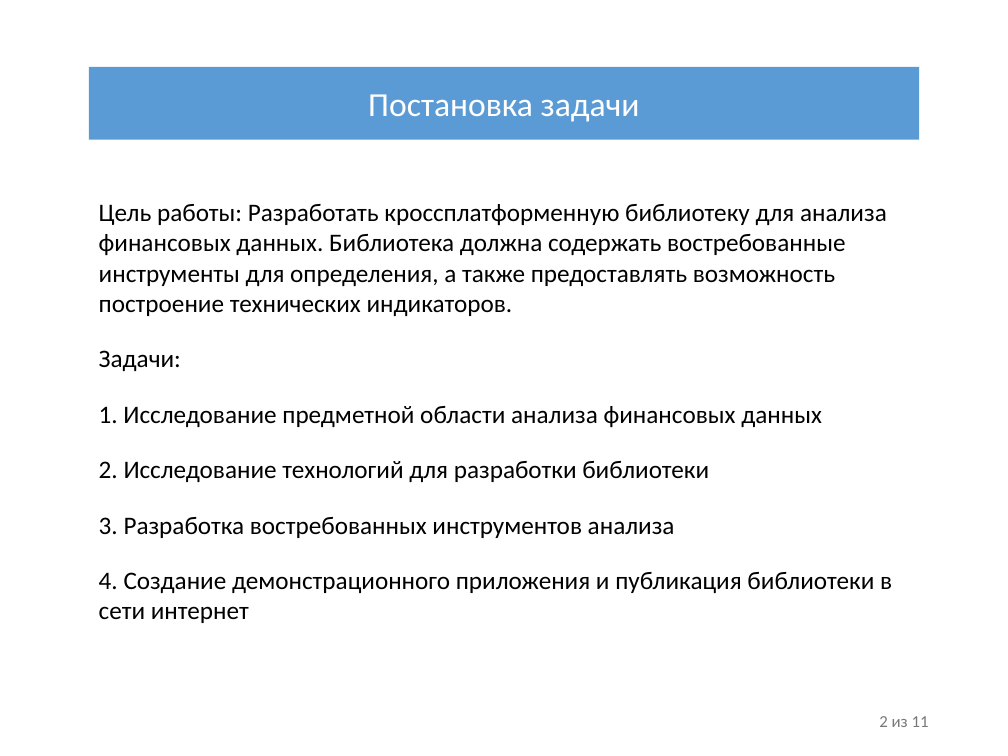
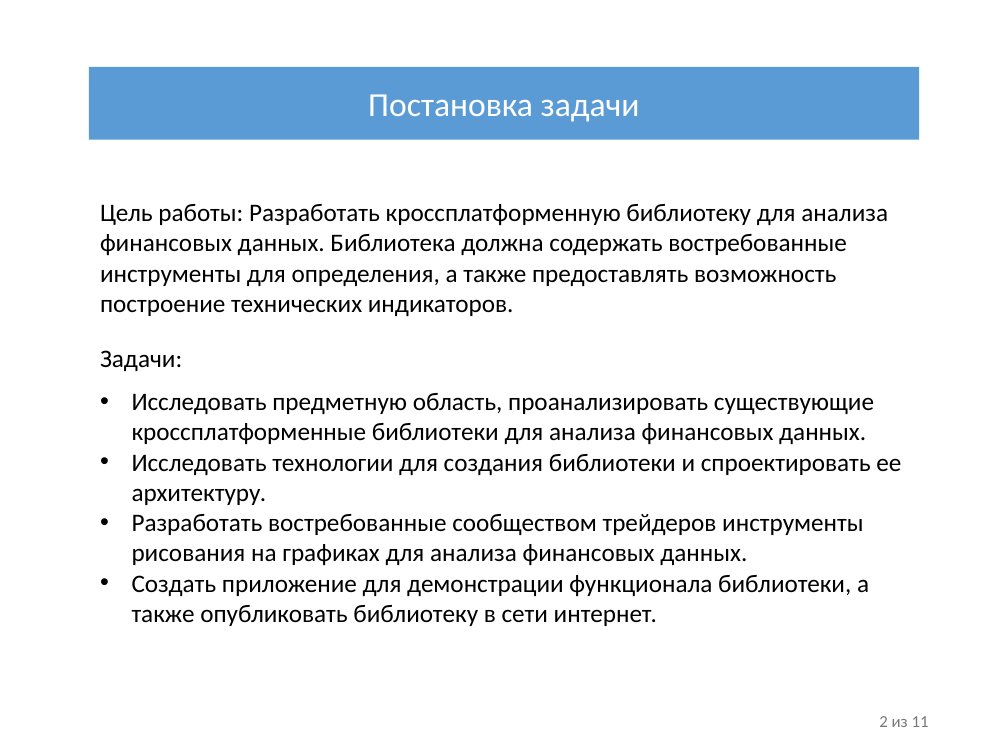
Before and after one commit to IliiaDenisov/masters-thesis, a slide deck: slide 2 of Презентация диплома.pptx. Drawn at 1008x756 pixels with LibreOffice and Linux fonts; fonts in the diff are those of the drawing. Boxes give left, top, right and bottom in pixels: in the first picture for what was removed or moved away, otherwise in the second. Text is boxed around its words. In the diff, an @@ line names an element or a change of style, - is before the commit and + after.

Commit message:
Добавил отдельные скриншоты инструментов анализа

```diff
--- a/Презентация диплома.pptx
+++ b/Презентация диплома.pptx
@@ text at <box>132,393,901,626</box>: text changed @@
-1. Исследование предметной области анализа финансовых данных
-2. Исследование технологий для разработки библиотеки
-3. Разработка востребованных инструментов анализа
-4. Создание демонстрационного приложения и публикация библиотеки в сети интернет
+• Исследовать предметную область, проанализировать существующие кроссплатформенные библиотеки для анализа финансовых данных.
+• Исследовать технологии для создания библиотеки и спроектировать ее архитектуру.
+• Разработать востребованные сообществом трейдеров инструменты рисования на графиках для анализа финансовых данных.
+• Создать приложение для демонстрации функционала библиотеки, а также опубликовать библиотеку в сети интернет.
```
Also in this commit, not shown: 4 other slides changed, 1 slide added, 1 other file.
